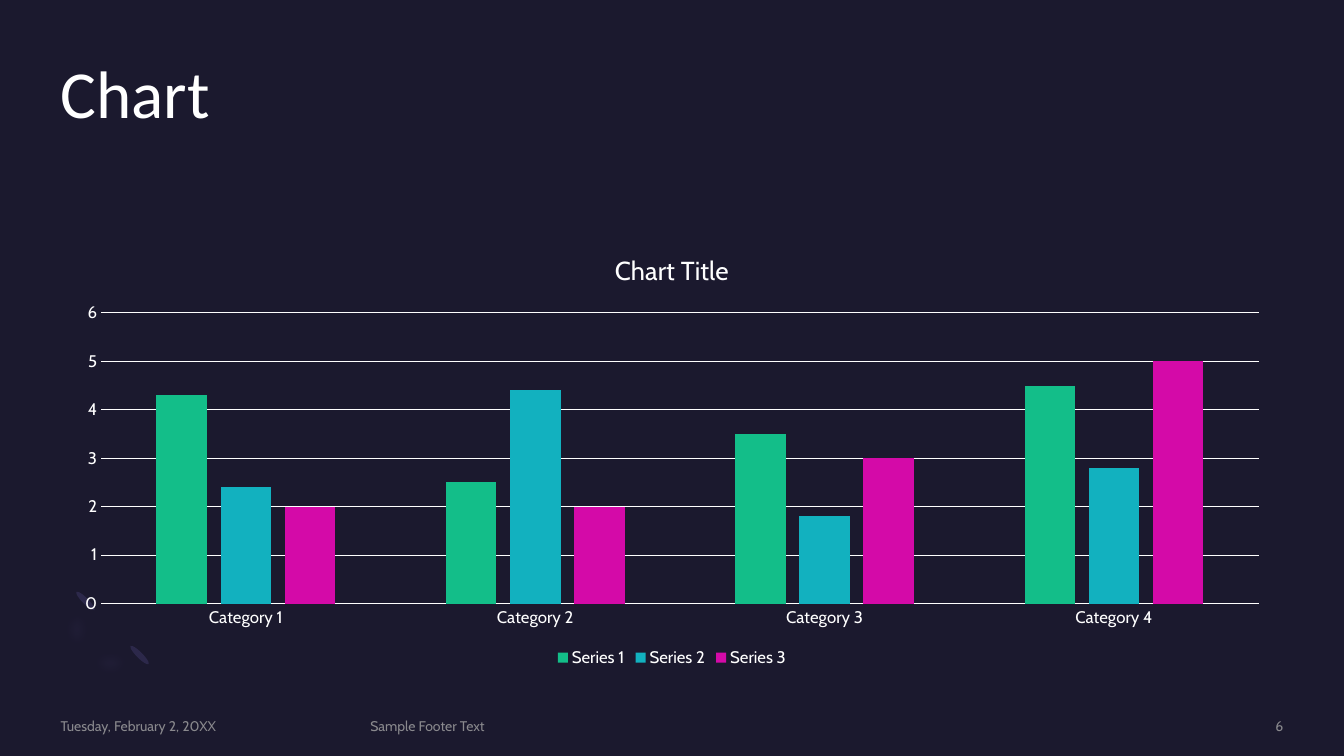
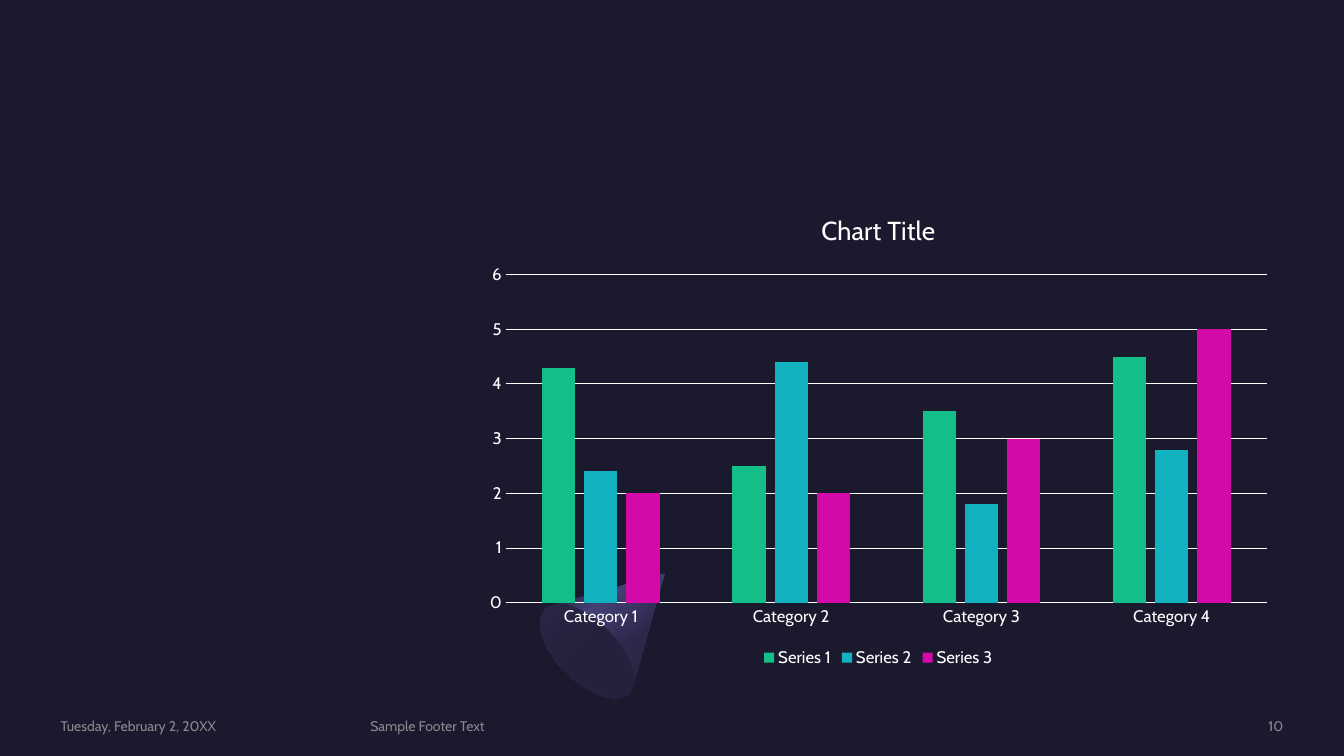
Before and after one commit to CMccormick0003/Data_Science_Salary_Trends, a slide deck: slide 10 of Presentation/draft_presentation_salaries_2023.pptx (slide 6 before the commit). Drawn at 1344x756 pixels with LibreOffice and Linux fonts; fonts in the diff are those of the drawing. Boxes give left, top, right and bottom in pixels: in the first picture for what was removed or moved away, otherwise in the second. Text is boxed around its words. In the diff, an @@ line names an element or a change of style, - is before the commit and + after.

```diff
--- a/Presentation/draft_presentation_salaries_2023.pptx
+++ b/Presentation/draft_presentation_salaries_2023.pptx
@@ title removed at <box>61,71,210,119</box> @@
-Chart
@@ column chart: place and size @@
-column chart at <box>60,233,1284,671</box>
+column chart at <box>474,193,1284,671</box>
@@ freeform shape added at <box>524,532,706,714</box>, fill gradient #2C284A to #454075 to #1B192E @@
@@ freeform shape removed at <box>40,587,153,700</box> @@
@@ ellipse removed at <box>74,590,97,612</box> @@
@@ ellipse added at <box>524,588,650,714</box>, fill gradient #23213C to #2C284A @@
@@ ellipse removed at <box>128,644,151,667</box> @@
@@ page number at <box>1268,721,1283,731</box>: text changed @@
-6
+10
```
Also in this commit, not shown: 3 other slides changed, 1 slide added, 1 slide removed.
